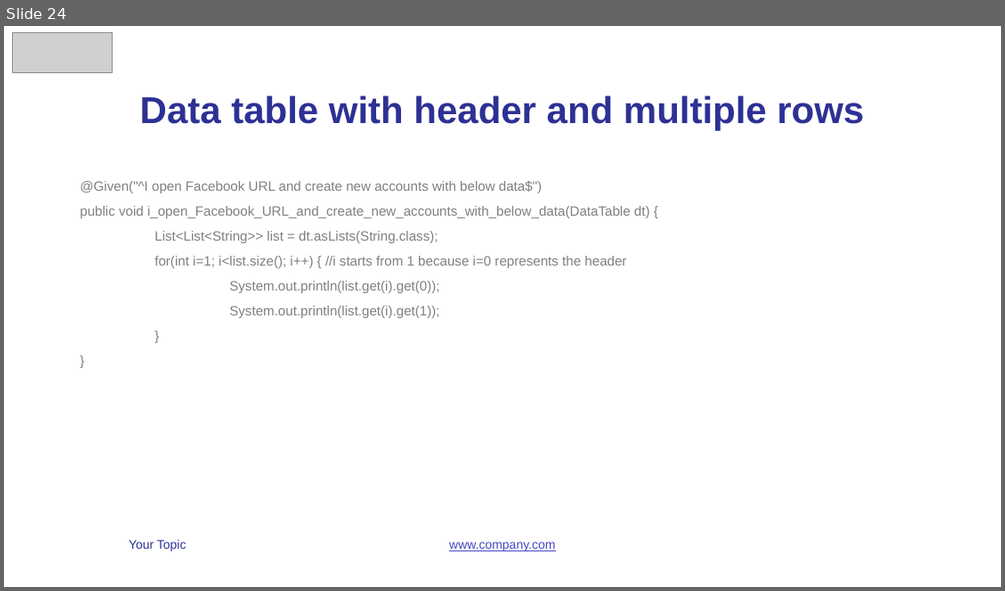
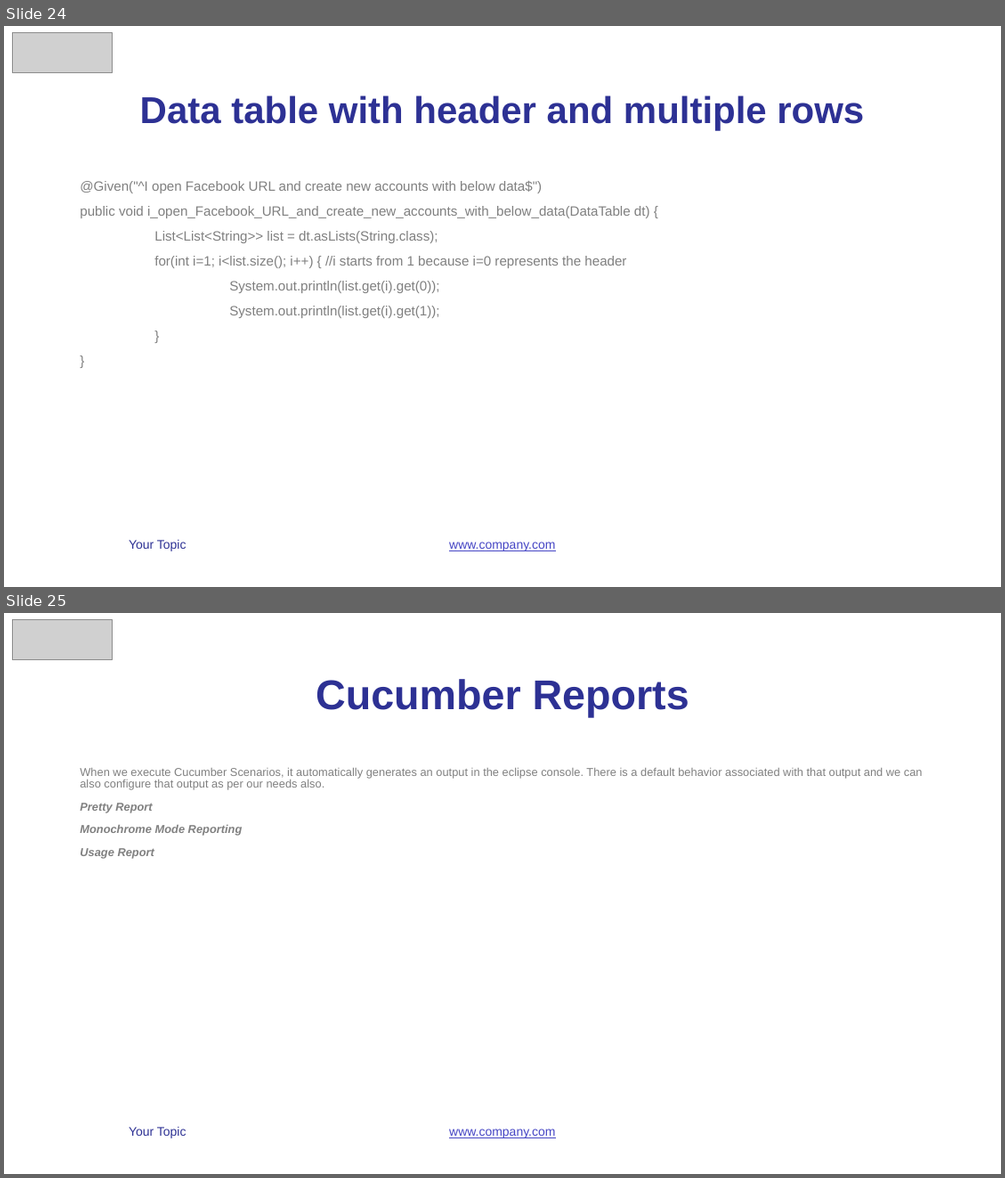
Before and after one commit to vunguyen2588/Cucumber, a slide deck: b4uconference_cucumber_slide.pptx. Shown one above the other, each under a label of ours: slide 24 before the commit, slides 24 and 25 after it. The pictures are 1005x591 and 1005x1178 pixels, drawn with LibreOffice and Linux fonts; fonts in the diff are those of the drawing; grey boxes stand for pictures. Boxes give left, top, right and bottom in pixels: in the first picture for what was removed or moved away, otherwise in the second. Text is boxed around its words. In the diff, an @@ line names an element or a change of style, - is before the commit and + after.

Commit message:
Report Cucumber

```diff
--- a/b4uconference_cucumber_slide.pptx
+++ b/b4uconference_cucumber_slide.pptx
@@ slide 25 added at box(4, 613, 1001, 1174), background #FFFFFF; not listed: 2 template elements that a slide beside it also shows @@
@@ picture added at box(13, 620, 113, 659) @@
@@ title added at box(316, 679, 689, 717), 40 pt, text #2D3194, bold @@
+Cucumber Reports
@@ text added at box(80, 768, 922, 859), 11 pt, text #808080 @@
+When we execute Cucumber Scenarios, it automatically generates an output in the eclipse console. There is a default behavior associated with that output and we can also configure that output as per our needs also.
+Pretty Report
+Monochrome Mode Reporting
+Usage Report
```
Also in this commit, not shown: 1 other slide added.
